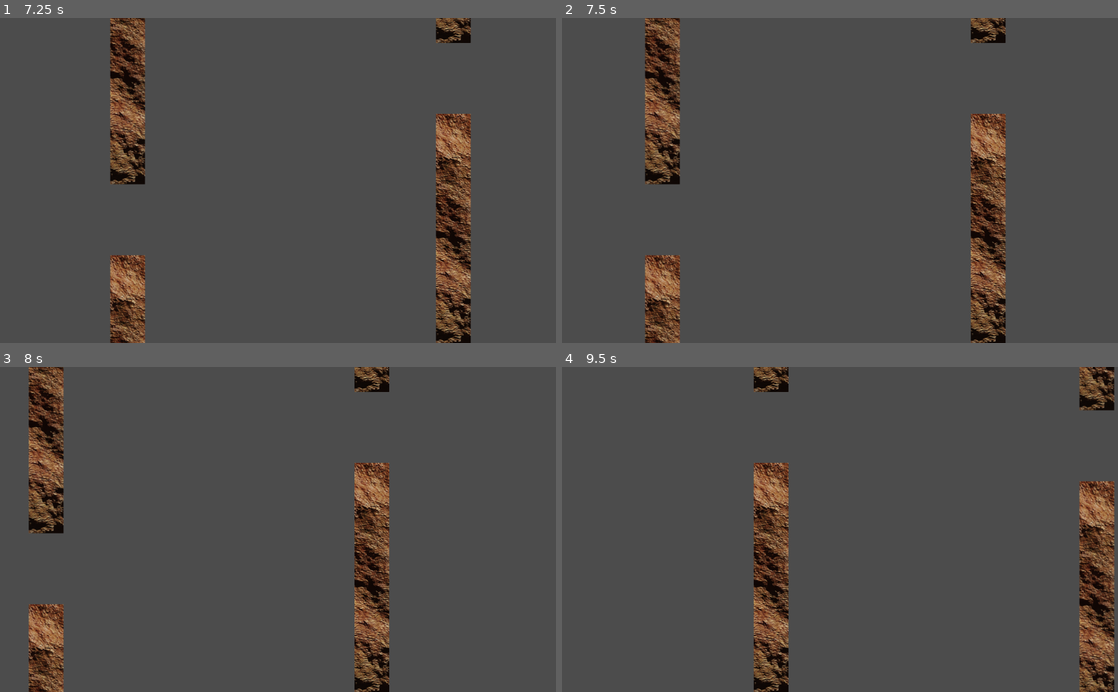
Above: before the commit, frames 1-4 (two rows, left to right).
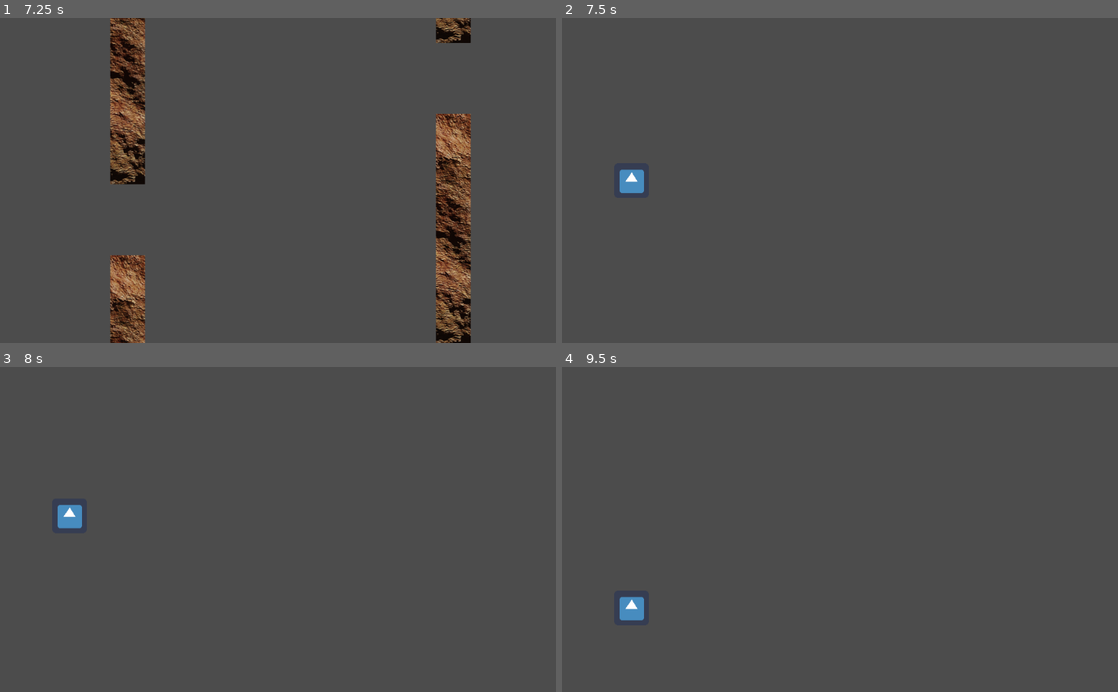
Above: after the commit, the same moments.

Repository: Chamerli-sh/Flappy-Things
Game: Godot game, scene res://World/World.tscn
Same seed, same stepped clock (60 frames per second), same inputs: the game is played once before the commit and once after it. The project has no main scene, so this scene is started directly. The engine's default icon, where the game draws it, is replaced by a stand-in: a white triangle on a blue panel in a dark square.
Inputs:
- Up to frame 1 (7.25 s): tap Up (jump) at 0.77, 1.52, 3.02, 3.77, 4.52, 6.02, 6.77 s
- Up to frame 2 (7.5 s): no input
- Up to frame 3 (8 s): tap Up (jump) at 7.52 s
- Up to frame 4 (9.5 s): tap Up (jump) at 9.02 s

Frame 1 is identical in both runs. In frame 2, 10% of the frame differs, in the area x 10-80%, y 0-100%; in frame 3, 10%; in frame 4, 10%.

Commit message:
Game Over Mechanic

Diff:
--- a/Pipe/Pipe.tscn
+++ b/Pipe/Pipe.tscn
@@ -12,31 +12,35 @@
 [node name="Pipe" type="Area2D"]
 script = ExtResource( 2 )
 
-[node name="Up" type="Area2D" parent="."]
+[node name="Down" type="StaticBody2D" parent="." groups=[
+"Pipe",
+]]
 position = Vector2( 0, 270 )
 __meta__ = {
 "_edit_group_": true
 }
 
-[node name="Sprite" type="Sprite" parent="Up"]
+[node name="Sprite" type="Sprite" parent="Down"]
 position = Vector2( 4.76837e-07, 16 )
 texture = ExtResource( 3 )
 
-[node name="CollisionShape2D" type="CollisionShape2D" parent="Up"]
+[node name="CollisionShape2D" type="CollisionShape2D" parent="Down"]
 position = Vector2( 0, 16 )
 shape = SubResource( 1 )
 
-[node name="Down" type="Area2D" parent="."]
+[node name="Up" type="StaticBody2D" parent="." groups=[
+"Pipe",
+]]
 position = Vector2( 0, -270 )
 __meta__ = {
 "_edit_group_": true
 }
 
-[node name="Sprite" type="Sprite" parent="Down"]
+[node name="Sprite" type="Sprite" parent="Up"]
 position = Vector2( 4.76837e-07, 1.04904e-05 )
 texture = ExtResource( 3 )
 
-[node name="CollisionShape2D" type="CollisionShape2D" parent="Down"]
+[node name="CollisionShape2D" type="CollisionShape2D" parent="Up"]
 shape = SubResource( 1 )
 
 [node name="CollisionShape2D" type="CollisionShape2D" parent="."]
--- a/Player/Player.gd
+++ b/Player/Player.gd
@@ -17,3 +17,8 @@
 		motion.y = MAX_FALL_SPEED
 
 	motion = move_and_slide(motion, UP)
+	for i in get_slide_count():
+		var collision = get_slide_collision(i)
+		if collision.collider.is_in_group("Pipe"):
+			get_tree().change_scene("res://World/World.tscn")
+			print("Game Over")
